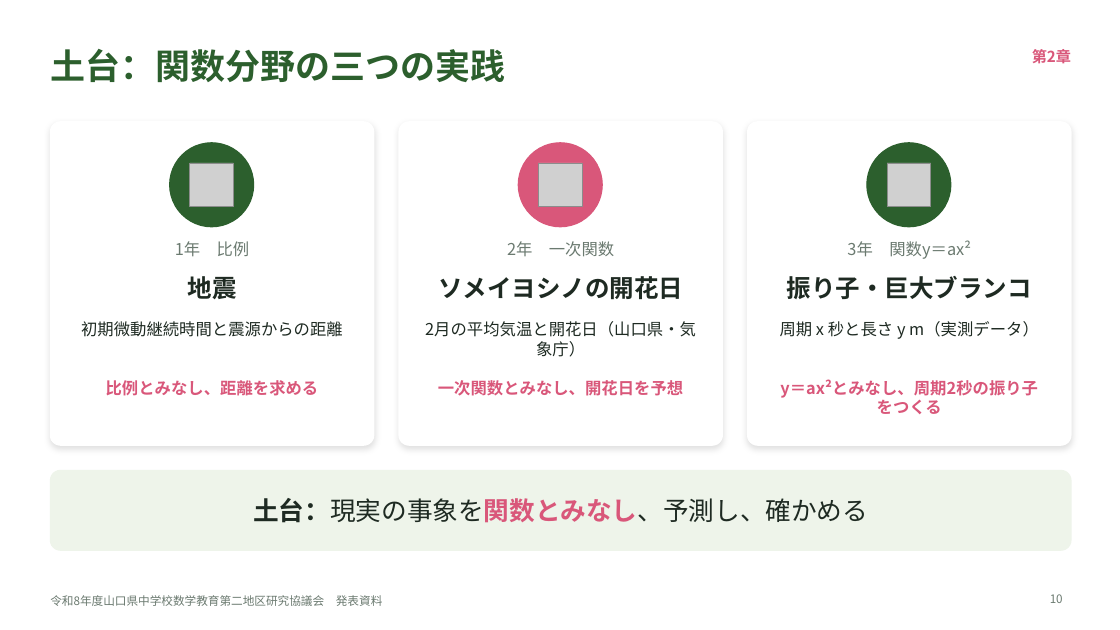
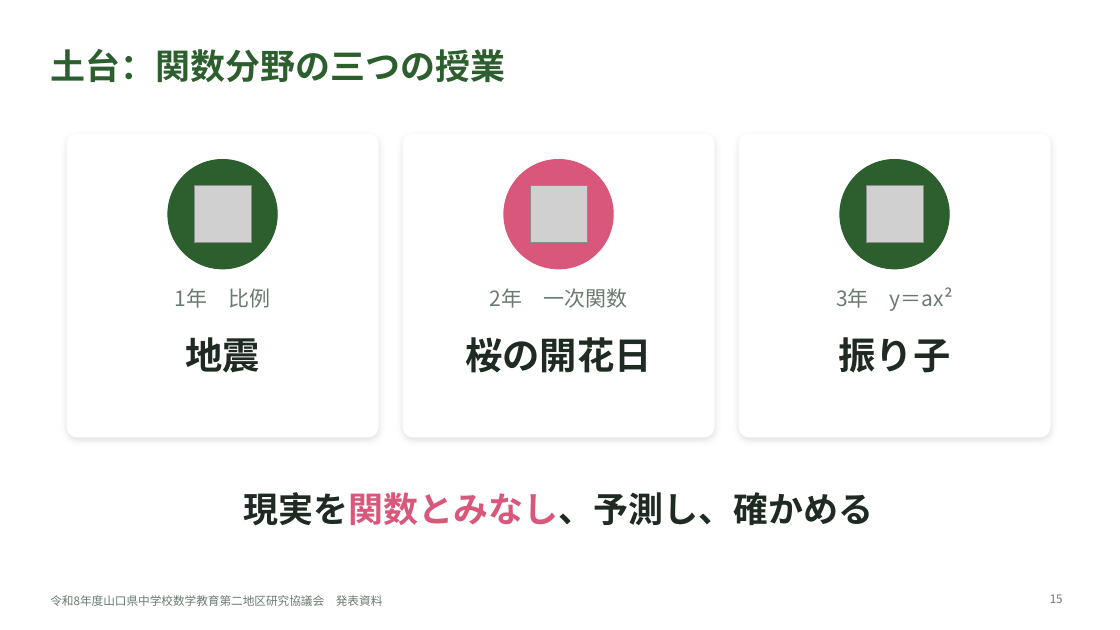
Before and after one commit to margiela14th-sudo/my-ai-project, a slide deck: slide 15 of 07_完成資料/県大会発表_生成AI授業再構築.pptx (slide 10 before the commit). Drawn at 1120x630 pixels with LibreOffice and Linux fonts; fonts in the diff are those of the drawing; grey boxes stand for pictures. Boxes give left, top, right and bottom in pixels: in the first picture for what was removed or moved away, otherwise in the second. Text is boxed around its words. In the diff, an @@ line names an element or a change of style, - is before the commit and + after.

```diff
--- a/07_完成資料/県大会発表_生成AI授業再構築.pptx
+++ b/07_完成資料/県大会発表_生成AI授業再構築.pptx
@@ title at (50,49,505,82): text changed @@
-土台：関数分野の三つの実践
+土台：関数分野の三つの授業
@@ text removed at (1032,49,1071,64) @@
-第2章
@@ rounded rectangle: place and size @@
-rounded rectangle at (50,122,374,445)
+rounded rectangle at (67,134,378,437)
@@ rounded rectangle: place and size @@
-rounded rectangle at (399,122,723,445)
+rounded rectangle at (403,134,714,437)
@@ proportions changed in 3 elements at (403,134,714,437), (67,134,378,437), (739,134,1050,437) @@
@@ rounded rectangle: place and size @@
-rounded rectangle at (748,122,1071,445)
+rounded rectangle at (739,134,1050,437)
@@ ellipse: place and size @@
-ellipse at (170,143,254,227)
+ellipse at (168,160,277,269)
@@ ellipse: place and size @@
-ellipse at (518,143,602,227)
+ellipse at (504,160,613,269)
@@ ellipse: place and size @@
-ellipse at (867,143,951,227)
+ellipse at (840,160,949,269)
@@ picture: place and size @@
-picture at (190,163,234,207)
+picture at (194,186,251,243)
@@ picture: place and size @@
-picture at (539,163,582,207)
+picture at (530,186,587,243)
@@ picture: place and size @@
-picture at (887,163,931,207)
+picture at (866,186,923,243)
@@ text "1年 比例" at (175,288,270,308): size 14 to 18 pt @@
@@ text "1年 比例": place and size @@
-text "1年 比例" at (175,241,250,257)
+text "1年 比例" at (175,288,270,308)
@@ text "2年 一次関数": place and size @@
-text "2年 一次関数" at (507,241,614,257)
+text "2年 一次関数" at (490,288,627,308)
@@ text "2年 一次関数" at (490,288,627,308): size 14 to 18 pt @@
@@ text at (836,287,953,311): text changed; size 14 to 18 pt @@
-3年 関数y＝ax²
+3年 y＝ax²
@@ text removed at (81,321,343,337) @@
-初期微動継続時間と震源からの距離
@@ text removed at (425,321,696,357) @@
-2月の平均気温と開花日（山口県・気象庁）
@@ text removed at (780,321,1039,339) @@
-周期 x 秒と長さ y m（実測データ）
@@ text "地震": place and size @@
-text "地震" at (188,276,237,299)
+text "地震" at (185,337,260,373)
@@ text "地震" at (185,337,260,373): size 21 to 32 pt @@
@@ text at (465,337,652,373): text changed; size 21 to 32 pt @@
-ソメイヨシノの開花日
+桜の開花日
@@ text at (839,337,951,373): text changed; size 21 to 32 pt @@
-振り子・巨大ブランコ
+振り子
@@ text removed at (106,380,319,396) @@
-比例とみなし、距離を求める
@@ text removed at (438,380,683,396) @@
-一次関数とみなし、開花日を予想
@@ text removed at (780,379,1038,398) @@
-y＝ax²とみなし、周期2秒の振り子をつくる
@@ rounded rectangle removed at (50,471,1071,550) @@
@@ text at (244,492,874,526): text changed; size 22 to 30 pt; bold on @@
-土台：現実の事象を関数とみなし、予測し、確かめる
+現実を関数とみなし、予測し、確かめる
@@ page number at (1050,594,1063,603): text changed @@
-10
+15
```
Also in this commit, not shown: 16 other slides changed, 14 slides added, 5 slides removed, 10 other files.
